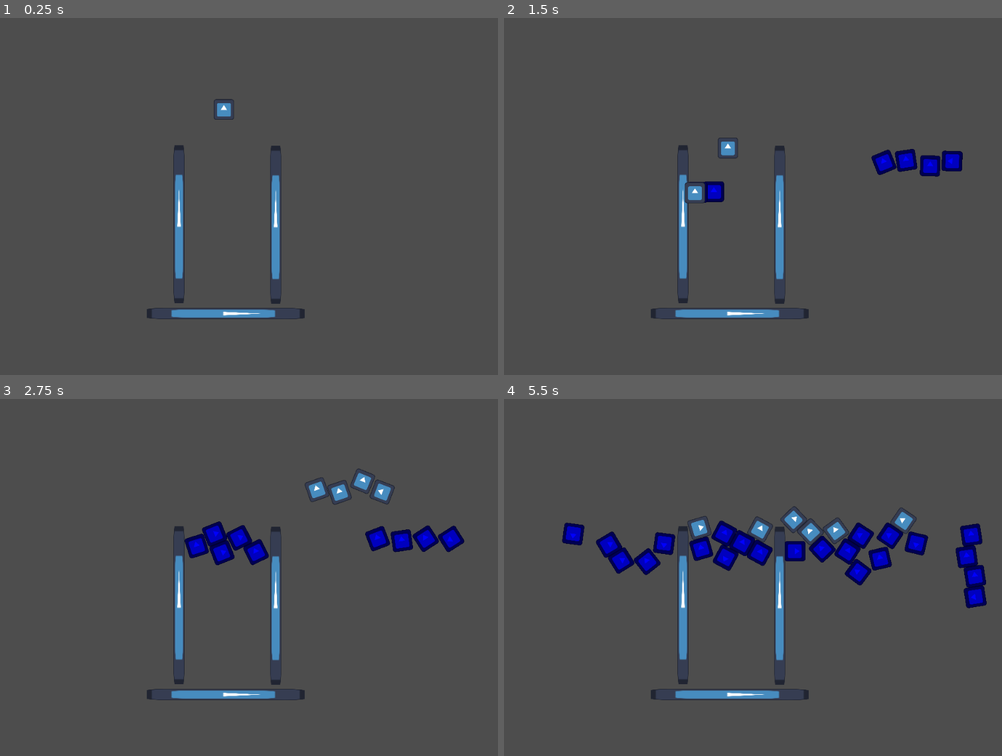
Above: before the commit, frames 1-4 (two rows, left to right).
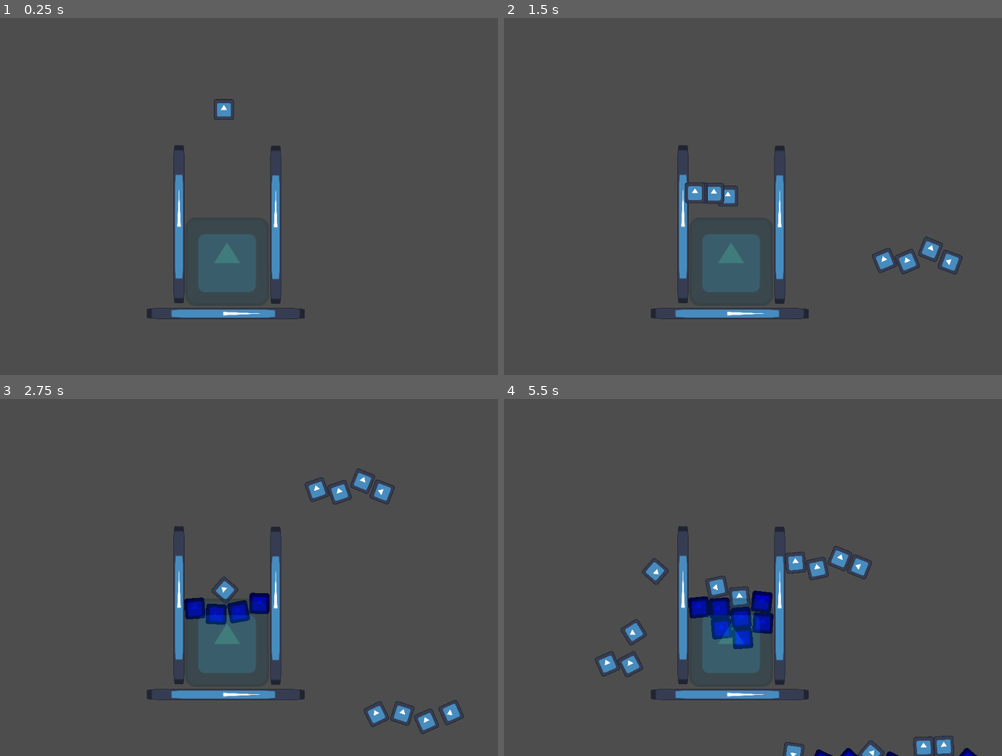
Above: after the commit, the same moments.

Repository: LeslieLlama/Ice-Enough
Game: Godot game, scene res://Scenes/drink_dropper.tscn
The game is run twice, just before and just after one commit, with the same random seed, the same clock (stepped at 60 frames per second) and the same inputs. The engine's default icon, where the game draws it, is replaced by a stand-in: a white triangle on a blue panel in a dark square.
Inputs (mouse positions are in pixels of both pictures, inside the frame that each line leads up to):
- Up to frame 1 (0.25 s): no input
- Up to frame 2 (1.5 s): move the mouse to (852, 82) at 0.52 s; click (852, 82) at 0.67 s; move the mouse to (628, 135) at 1.27 s; click (628, 135) at 1.42 s
- Up to frame 3 (2.75 s): move the mouse to (outside the picture) at 2.02 s; click (outside the picture) at 2.17 s
- Up to frame 4 (5.5 s): move the mouse to (708, 595) at 2.77 s; click (708, 595) at 2.92 s; move the mouse to (897, 570) at 3.52 s; click (897, 570) at 3.67 s; move the mouse to (578, 409) at 4.27 s; click (578, 409) at 4.42 s; move the mouse to (762, 491) at 5.02 s; click (762, 491) at 5.17 s

The runs differ from the first frame. In frame 1, 1.8% of the frame differs, in the area x 39-52%, y 60-77%; in frame 2, 3.9%; in frame 3, 5.5%; in frame 4, 11%, in the area x 11-97%, y 29-100%.

Commit message:
float height based on liquid obj
Ice cubes now float at the height of the liquid they're dropped into

Diff:
--- /dev/null
+++ b/Autoload/Signals.gd
@@ -0,0 +1 @@
+extends Node
--- a/Scenes/drink_dropper.tscn
+++ b/Scenes/drink_dropper.tscn
@@ -1,8 +1,9 @@
-[gd_scene load_steps=5 format=3 uid="uid://cymdg8k1rpm6t"]
+[gd_scene load_steps=6 format=3 uid="uid://cymdg8k1rpm6t"]
 
 [ext_resource type="Texture2D" uid="uid://wtgbqcu4hk2i" path="res://icon.svg" id="1_ffqh2"]
 [ext_resource type="PackedScene" uid="uid://c80fupdqmho3p" path="res://Scenes/icecube.tscn" id="2_nfdw7"]
 [ext_resource type="Script" uid="uid://d3b2oma0k8kgm" path="res://ice_bucket.gd" id="3_nfdw7"]
+[ext_resource type="PackedScene" uid="uid://kfj1sk4ln2cw" path="res://Scenes/liquid.tscn" id="4_wpxe2"]
 
 [sub_resource type="RectangleShape2D" id="RectangleShape2D_252c1"]
 size = Vector2(21, 303)
@@ -53,3 +54,6 @@
 position = Vector2(122, 107)
 script = ExtResource("3_nfdw7")
 ice_cube = ExtResource("2_nfdw7")
+
+[node name="Liquid" parent="." instance=ExtResource("4_wpxe2")]
+position = Vector2(490, 787)
--- a/Scenes/icecube.tscn
+++ b/Scenes/icecube.tscn
@@ -7,6 +7,8 @@
 size = Vector2(38, 39)
 
 [node name="Icecube" type="RigidBody2D"]
+contact_monitor = true
+max_contacts_reported = 5
 linear_damp = 1.0
 script = ExtResource("1_mcmby")
 
--- /dev/null
+++ b/Scenes/liquid.tscn
@@ -0,0 +1,20 @@
+[gd_scene load_steps=4 format=3 uid="uid://kfj1sk4ln2cw"]
+
+[ext_resource type="Script" uid="uid://cu76febi0sdtq" path="res://Scripts/liquid.gd" id="1_wq03x"]
+[ext_resource type="Texture2D" uid="uid://wtgbqcu4hk2i" path="res://icon.svg" id="1_ysvft"]
+
+[sub_resource type="RectangleShape2D" id="RectangleShape2D_nfdw7"]
+size = Vector2(158, 165)
+
+[node name="Liquid" type="Area2D" groups=["Liquid"]]
+script = ExtResource("1_wq03x")
+
+[node name="Sprite2D" type="Sprite2D" parent="."]
+modulate = Color(0.12549, 1, 1, 0.266667)
+scale = Vector2(1.23437, 1.29688)
+texture = ExtResource("1_ysvft")
+
+[node name="CollisionShape2D" type="CollisionShape2D" parent="."]
+shape = SubResource("RectangleShape2D_nfdw7")
+
+[connection signal="body_entered" from="." to="." method="_on_body_entered"]
--- a/Scripts/icecube_basic.gd
+++ b/Scripts/icecube_basic.gd
@@ -1,10 +1,12 @@
 extends RigidBody2D
+
+class_name IceCube
 
 @export var float_force = 0.5;
 
 @onready var gravity: float = ProjectSettings.get_setting("physics/2d/default_gravity")
 var depth
-const water_height := 580.0;
+var water_height := 1000.0;
 var submerged = false;
 
 func _process(delta: float) -> void:
@@ -18,3 +20,9 @@
 	if depth < 0:
 		submerged = true
 		apply_central_force(Vector2.DOWN * float_force * (gravity/10) * depth)
+
+
+
+func liquid_entered(_liquid : Liquid, _shape : CollisionShape2D):
+	var shape_size = _shape.get_shape().get_rect().size.y
+	water_height = _liquid.global_position.y - (shape_size/2)
--- /dev/null
+++ b/Scripts/liquid.gd
@@ -0,0 +1,7 @@
+extends Area2D
+
+class_name Liquid
+
+func _on_body_entered(body: Node2D) -> void:
+	if body.has_method("liquid_entered"):
+		body.liquid_entered(self, $CollisionShape2D)
--- a/project.godot
+++ b/project.godot
@@ -15,6 +15,10 @@
 config/features=PackedStringArray("4.4", "GL Compatibility")
 config/icon="res://icon.svg"
 
+[autoload]
+
+Signals="*res://Autoload/Signals.gd"
+
 [display]
 
 window/size/viewport_width=1000
@@ -22,6 +26,10 @@
 window/stretch/mode="viewport"
 window/stretch/aspect="expand"
 
+[global_group]
+
+Liquid="All manner of zones that cubes can float in"
+
 [rendering]
 
 renderer/rendering_method="gl_compatibility"
Not shown, added: Autoload/Signals.gd.uid
Not shown, added: Scripts/liquid.gd.uid
